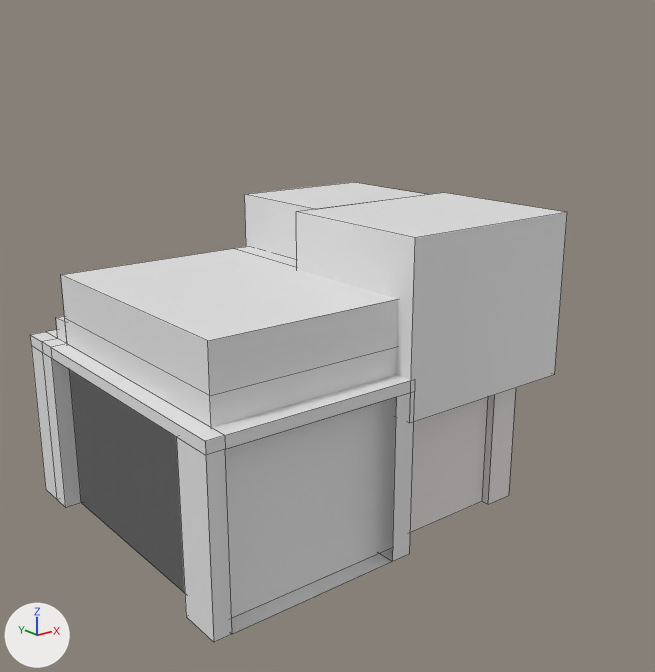
The Blender file kinda advance models/3 story villa/villa.blend: old version first, new version second.
Before and after are seen from a 50 mm lens placed at (-125.7, -152.6, 91.5), pointed at (-15.5, -14.8, 36.4). Lighting does not change. The marker at lower left points along +X, +Y and +Z. The first picture is the older version. Mesh edges are drawn as thin lines.

The older version as bpy lines, for what is in view:
```python
me_cube_001 = bpy.data.meshes.new('Cube.001')
me_cube_001.from_pydata(...)  # 38 vertices, 29 faces; spans x -1.33..1.14, y -2.8..1.12, z -1.0..1.0
# faces by material slot: [27, 2]
me_cube_001.materials.append(mat_material_001)  # white #e7e2e1
me_cube_001.materials.append(mat_material_002)  # pale yellow #e7d9c4
me_cube_002 = bpy.data.meshes.new('Cube.002')
me_cube_002.from_pydata(...)  # 115 vertices, 99 faces, 1 loose edge; spans x -1.17..1.21, y -1.14..1.39, z -1.0..1.86
me_cube_005 = bpy.data.meshes.new('Cube.005')
me_cube_005.from_pydata(...)  # a box spanning x -1.0..1.0, y -1.0..1.0, z -1.0..1.0
# before: 0 (-1.0, -1.0, -1.0) at pixel (554, 374), 1 (-1.0, -1.0, 1.0) at pixel (567, 212), 2 (-1.0, 1.0, -1.0), 3 (-1.0, 1.0, 1.0) at pixel (444, 192)
ob_cube = bpy.data.objects.new('Cube', me_cube_001)
ob_cube.location = (0.0, 0.0, 13.8)
ob_cube.scale = (13.8, 13.8, 13.8)
ob_cube_001 = bpy.data.objects.new('Cube.001', me_cube_002)
ob_cube_001.location = (-37.8, -11.5, 17.5)
ob_cube_001.scale = (20.1, 27.3, 17.4)
ob_cube_004 = bpy.data.objects.new('Cube.004', me_cube_005)
ob_cube_004.location = (2.0, -25.9, 44.3)
ob_cube_004.scale = (-20.8, 16.9, 17.0)
# also in view: 'Cube.003' at (3.1, 4.9, 44.3)
```
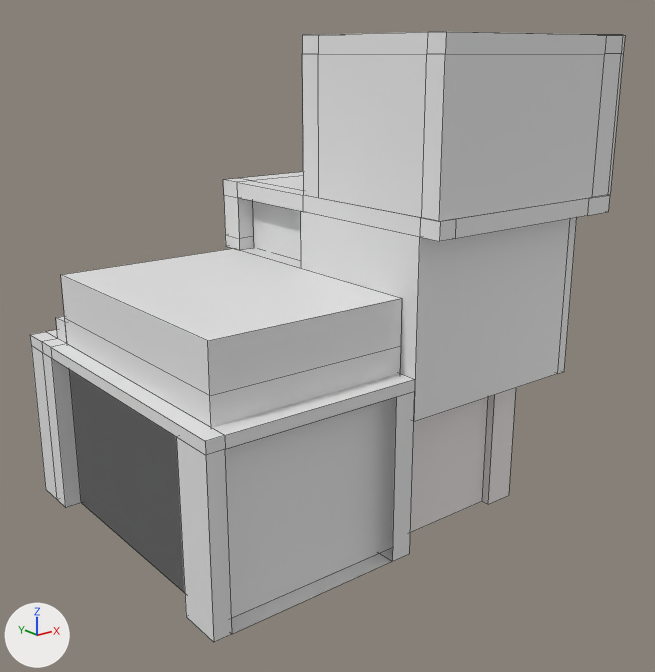
Commit message: feat: whole strcuture of villa is ready now

What differs and where, as boxes [x1, y1, x2, y2] in the pictures (655 x 672 px):
'Cube.005', added
    after: [302, 32, 625, 221]
'Cube.004', reshaped, moved
    before: [296, 193, 567, 423]
    after: [301, 211, 577, 422]
'Cube.002', added
    after: [223, 172, 610, 250]
part 1 of me_cube_005, built on
    after: [558, 217, 577, 373]

Diff of the bpy script that builds the scene:
```diff
--- a/kinda advance models/3 story villa/villa.blend.py
+++ b/kinda advance models/3 story villa/villa.blend.py
@@ me_cube_005 @@
 # used by ob_cube_004; location = (2.0, -25.9, 44.3); scale = (-20.8, 16.9, 17.0)
 # verts and faces of me_cube_005; kept vertices keep their numbers, new ones are numbered from 8
-me_cube_005.from_pydata(...)  # 8 vertices, 6 faces; spans x -1.0..1.0, y -1.0..1.0, z -1.0..1.0
+me_cube_005.from_pydata(...)  # 12 vertices, 10 faces; spans x -1.1..1.0, y -1.0..1.0, z -1.0..1.0
+# me_cube_005 part 1
+delete_faces([(0, 1, 3, 2)])
+for new, old in zip([*range(8, 12)], [*range(0, 4)]): verts[new] = verts[old] + (-0.1, 0.0, 0.0)
+faces += [(0, 1, 9, 8), (8, 9, 11, 10), (1, 3, 11, 9), (0, 8, 10, 2), (2, 10, 11, 3)]
@@ me_cube_003 @@
+me_cube_003.from_pydata(...)  # 46 vertices, 44 faces; spans x -1.0..1.03, y -1.0..1.0, z -1.0..1.0
@@ me_cube @@
+me_cube.from_pydata(...)  # 48 vertices, 46 faces; spans x -13.3..3.4, y -22.6..1.0, z -8.0..1.0
@@ ob_cube_004 @@
 ob_cube_004 = bpy.data.objects.new('Cube.004', me_cube_005)
-ob_cube_004.location = (2.0, -25.9, 44.3)
+ob_cube_004.location = (3.1, -25.9, 44.3)
 ob_cube_004.scale = (-20.8, 16.9, 17.0)
@@ ob_cube_005 @@
+ob_cube_005 = bpy.data.objects.new('Cube.005', me_cube_003)
+ob_cube_005.location = (6.0, -28.5, 79.6)
+ob_cube_005.scale = (23.5, 18.6, 14.9)
@@ ob_cube_002 @@
+ob_cube_002 = bpy.data.objects.new('Cube.002', me_cube)
+ob_cube_002.location = (19.9, 16.5, 63.0)
+ob_cube_002.scale = (2.83, 2.83, 1.65)
```
